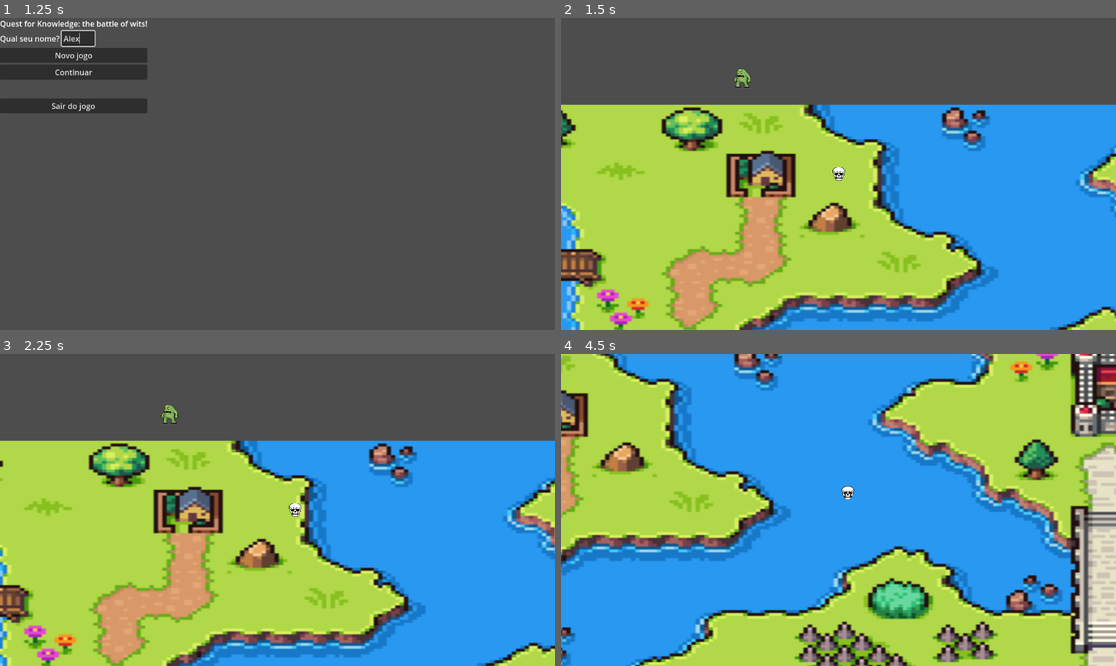
Above: before the commit, frames 1-4 (two rows, left to right).
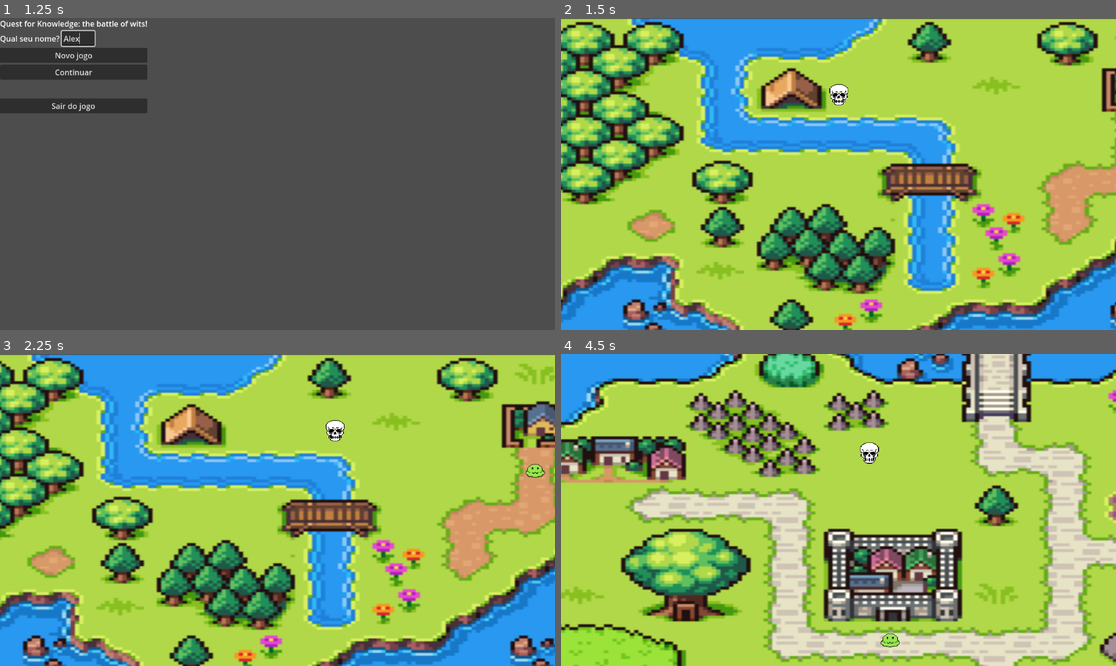
Above: after the commit, the same moments.

Repository: GuilhermeTamanini/QuestForKnowledge
Game: Godot game, scene res://scenes/menu.tscn
Same seed, same stepped clock (60 frames per second), same inputs: the game is played once before the commit and once after it.
Inputs (mouse positions are in pixels of both pictures, inside the frame that each line leads up to):
- Up to frame 1 (1.25 s): click (77, 39) at 0.52 s; type "Alex" at 0.6 s
- Up to frame 2 (1.5 s): click "Continuar" at 1.25 s
- Up to frame 3 (2.25 s): tap Enter at 2 s; hold Right (ui_right) from 2.03 s (still down)
- Up to frame 4 (4.5 s): release Right (ui_right) at 2.78 s; hold Down (ui_down) 2.78-3.53 s; hold Right (ui_right) 3.53-4.28 s; hold Up (ui_up) from 4.28 s (still down)

Frame 1 is identical in both runs. In frame 2, 84% of the frame differs, in the area x 0-100%, y 0-100%; in frame 3, 83%; in frame 4, 84%.

Commit message:
Alpha Version

Diff:
--- a/enemies/Slime.tres
+++ b/enemies/Slime.tres
@@ -9,4 +9,5 @@
 dangerLevel = 0
 health = 20
 sprite = ExtResource("2_qke5t")
+map = 0
 metadata/_custom_type_script = "uid://btky2via55uh2"
--- a/enemies/SlimeBoss.tres
+++ b/enemies/SlimeBoss.tres
@@ -9,4 +9,5 @@
 dangerLevel = 1
 health = 40
 sprite = ExtResource("2_iws7p")
+map = 0
 metadata/_custom_type_script = "uid://btky2via55uh2"
--- a/scenes/world.tscn
+++ b/scenes/world.tscn
@@ -7,8 +7,40 @@
 position = Vector2(-806, 81)
 script = ExtResource("1_nnsk1")
 
-[node name="Sprite2D" type="Sprite2D" parent="."]
-position = Vector2(2617, 1597)
+[node name="Map" type="Sprite2D" parent="."]
+position = Vector2(4176, 1570)
 scale = Vector2(8.95313, 6.00208)
 texture = ExtResource("3_4wyf3")
 offset = Vector2(-145.536, -20.9094)
+
+[node name="PauseLayer" type="CanvasLayer" parent="."]
+layer = 2
+
+[node name="PauseMenu" type="Control" parent="PauseLayer"]
+layout_mode = 3
+anchors_preset = 0
+offset_left = -806.0
+offset_top = 81.0
+offset_right = -766.0
+offset_bottom = 121.0
+
+[node name="CenterContainer" type="CenterContainer" parent="PauseLayer/PauseMenu"]
+layout_mode = 0
+offset_right = 109.0
+offset_bottom = 93.0
+use_top_left = true
+
+[node name="VBoxContainer" type="VBoxContainer" parent="PauseLayer/PauseMenu/CenterContainer"]
+layout_mode = 2
+
+[node name="Label" type="Label" parent="PauseLayer/PauseMenu/CenterContainer/VBoxContainer"]
+layout_mode = 2
+text = "Jogo pausado!"
+
+[node name="ContinueButton" type="Button" parent="PauseLayer/PauseMenu/CenterContainer/VBoxContainer"]
+layout_mode = 2
+text = "Continuar"
+
+[node name="QuitButton" type="Button" parent="PauseLayer/PauseMenu/CenterContainer/VBoxContainer"]
+layout_mode = 2
+text = "Sair "
--- a/scripts/managers/EnemyManager.gd
+++ b/scripts/managers/EnemyManager.gd
@@ -3,15 +3,19 @@
 
 var enemies: Array[Dictionary] = []
 var alreadyInstantiated: bool = false
-var configs: Array[EnemyConfig]
+var configs: Array[EnemyConfig] = [
+	preload("res://enemies/Slime.tres"),
+	preload("res://enemies/SlimeBoss.tres")
+]
 const ENEMIES_CONFIG_PATH: String = "res://enemies/"
-const MOBS_PER_MAP = 0
+const MOBS_PER_MAP = 4
 const BOOS_PER_MAP = 1
 var enemyScene: PackedScene = load("%s" % GlobalHelper.SCENE_PATHS[GameEnums.SceneEnum.ENEMY])
 
 func _ready() -> void:
 	alreadyInstantiated = false
-	_loadEnemiesConfigs()
+	# some problem occurs when exporting the game probably related to access permissions the solution was to load the classes manually on on the array
+	#_loadEnemiesConfigs()
 
 func instantiateEnemies(parent: Node2D):
 	if !alreadyInstantiated:
@@ -83,7 +87,7 @@
 	for i in range(MOBS_PER_MAP):
 		var enemy: Enemy = enemyScene.instantiate() as Enemy
 		var cfg: EnemyConfig = mobConfigs[randi() % mobConfigs.size()]
-		var position: Vector2 = positions.pop_front()
+		var position: Vector2 = positions.pop_front() / parent.scale
 		var id: String = "enemy%d" % i
 		var isBoss := false
 
@@ -103,7 +107,7 @@
 
 	match GlobalManager.currentMap:
 		GameEnums.MapEnum.MAP1:
-			positions = [Vector2(1, 1), Vector2(50, 50), Vector2(100, 100), Vector2(150, 150), Vector2(200, 200)]
+			positions = [Vector2(1632, 560), Vector2(3488, 2272), Vector2(4800, 1500), Vector2(4800, 2880), Vector2(4064, 540)]
 		GameEnums.MapEnum.MAP2:
 			positions = [Vector2(1, 1), Vector2(50, 50), Vector2(100, 100), Vector2(150, 150)]
 		GameEnums.MapEnum.MAP3:
--- a/scripts/managers/GlobalManager.gd
+++ b/scripts/managers/GlobalManager.gd
@@ -10,5 +10,4 @@
 const DAMAGE: int = 5
 
 func _ready() -> void:
-	currentEnemyId = ""
-	currentPlayer = null
+	currentMap = GameEnums.MapEnum.MAP1
--- a/scripts/scenes/Battle.gd
+++ b/scripts/scenes/Battle.gd
@@ -71,16 +71,10 @@
 				return
 			EnemyManager.removeEnemy(enemy["id"])
 	else:
-		#playerHealth -= GlobalManager.DAMAGE
-		enemyHealth -= GlobalManager.DAMAGE
-		#if playerHealth <= 0:
-			#GlobalHelper.gameOver()
-		if enemyHealth <= 0:
-			if isBoss:
-				GlobalHelper.clearManagers()
-				GlobalHelper.endGame()
-				return
-			EnemyManager.removeEnemy(enemy["id"])
+		playerHealth -= GlobalManager.DAMAGE
+		if playerHealth <= 0:
+			GlobalHelper.clearManagers()
+			GlobalHelper.gameOver()
 		$MarginContainer/VBoxContainer/StatusLabel.text = "Errou! Você recebeu %d de dano." % GlobalManager.DAMAGE
 
 	_updateStatus()
--- a/scripts/scenes/GameOver.gd
+++ b/scripts/scenes/GameOver.gd
@@ -4,11 +4,11 @@
 @onready var goToMenuButton: Button = $"VBoxContainer/OptionsContainer/HBoxContainer/GoToMenuButton"
 
 func _ready() -> void:
-	tryAgainButton.pressed.connect(tryAgain)
-	goToMenuButton.pressed.connect(goToMenu)
+	tryAgainButton.pressed.connect(_tryAgain)
+	goToMenuButton.pressed.connect(_goToMenu)
 
-func tryAgain() -> void:
+func _tryAgain() -> void:
 	GlobalHelper.changeSceneTo(GameEnums.SceneEnum.WORLD)
 
-func goToMenu() -> void:
+func _goToMenu() -> void:
 	GlobalHelper.changeSceneTo(GameEnums.SceneEnum.MENU)
--- a/scripts/scenes/MainMenu.gd
+++ b/scripts/scenes/MainMenu.gd
@@ -1,9 +1,4 @@
 extends Control
-
-var characterManager: CharacterManager
-var player: IPlayer
-var selectedIndex: int = 0
-var playerId: String
 
 @onready var startButton: Button = $CenterContainer/StartButton
 @onready var continueButton: Button = $CenterContainer/ContinueButton
@@ -12,18 +7,15 @@
 func _ready():
 	DisplayServer.window_set_mode(DisplayServer.WINDOW_MODE_FULLSCREEN)
 
-	characterManager = CharacterManager.new()
-	characterManager.loadPlayerClasses()
+	startButton.pressed.connect(_startNewGame)
+	continueButton.pressed.connect(_continuePressed)
+	quitButton.pressed.connect(_quitGame)
 
-	startButton.pressed.connect(startNewGame)
-	continueButton.pressed.connect(continuePressed)
-	quitButton.pressed.connect(quitGame)
-
-func startNewGame():
+func _startNewGame():
 	GlobalHelper.changeSceneTo(GameEnums.SceneEnum.WORLD)
 
-func continuePressed():
+func _continuePressed():
 	GlobalHelper.changeSceneTo(GameEnums.SceneEnum.WORLD)
 
-func quitGame():
+func _quitGame():
 	get_tree().quit()
--- a/scripts/scenes/World.gd
+++ b/scripts/scenes/World.gd
@@ -1,10 +1,23 @@
 ### World.gd
 extends Node2D
 
+@onready var map: Sprite2D = $Map
+@onready var pauseMenu: Control = $PauseLayer/PauseMenu
+@onready var continueButton: Button = $PauseLayer/PauseMenu/CenterContainer/VBoxContainer/ContinueButton
+@onready var quitButton: Button = $PauseLayer/PauseMenu/CenterContainer/VBoxContainer/QuitButton
+
 func _ready() -> void:
+	pauseMenu.visible = false
+	pauseMenu.process_mode = ProcessMode.PROCESS_MODE_ALWAYS
+	continueButton.process_mode = ProcessMode.PROCESS_MODE_ALWAYS
+	quitButton.process_mode = ProcessMode.PROCESS_MODE_ALWAYS
+	continueButton.pressed.connect(_onContinuePressed)
+	quitButton.pressed.connect(_onQuitPressed)
+
+	# Criação do mapa e player
 	createMapBorders()
-	var player_scene = load("res://scenes/entities/player.tscn")
-	var player: IPlayer = player_scene.instantiate()
+	var playerScene = load("res://scenes/entities/player.tscn")
+	var player: IPlayer = playerScene.instantiate()
 	var characterCfg: CharacterConfig = load("res://characters/Test.tres")
 	player.setupFromConfig(characterCfg)
 	add_child(player)
@@ -13,6 +26,9 @@
 	GlobalManager.playerSprite = characterCfg
 	GlobalManager.currentPlayer = player
 
+	# without player position it doesn't appears - need fix
+	pauseMenu.position = GlobalManager.currentPlayer.global_position
+
 	var camera = Camera2D.new()
 	player.add_child(camera)
 	camera.position = Vector2.ZERO
@@ -20,10 +36,29 @@
 	camera.position_smoothing_enabled = true
 	camera.position_smoothing_speed = 5.0
 	camera.zoom = Vector2(0.5, 0.5)
+	setCameraLimits(camera)
 
 	EnemyManager.instantiateEnemies(self)
 
-func make_wall(position: Vector2, size: Vector2) -> StaticBody2D:
+func _input(event):
+	if event.is_action_pressed("ui_cancel"):
+		_togglePause()
+
+func _togglePause():
+	if get_tree().paused:
+		get_tree().paused = false
+	else:
+		get_tree().paused = true
+	pauseMenu.visible = get_tree().paused
+
+func _onContinuePressed():
+	get_tree().paused = false
+	pauseMenu.visible = false
+
+func _onQuitPressed():
+	get_tree().quit()
+
+func makeWall(position: Vector2, size: Vector2) -> StaticBody2D:
 	var wall = StaticBody2D.new()
 	var shape = RectangleShape2D.new()
 	shape.size = size
@@ -39,7 +74,15 @@
 	var scaled_size = map_size * scale
 	var thickness = 20
 
-	add_child(make_wall(Vector2(scaled_size.x/2, -thickness/2), Vector2(scaled_size.x, thickness))) # Superior
-	add_child(make_wall(Vector2(scaled_size.x/2, scaled_size.y + thickness/2), Vector2(scaled_size.x, thickness))) # Inferior
-	add_child(make_wall(Vector2(-thickness/2, scaled_size.y/2), Vector2(thickness, scaled_size.y))) # Esquerda
-	add_child(make_wall(Vector2(scaled_size.x + thickness/2, scaled_size.y/2), Vector2(thickness, scaled_size.y))) # Direita
+	add_child(makeWall(Vector2(scaled_size.x/2, -thickness/2), Vector2(scaled_size.x, thickness))) # Superior
+	add_child(makeWall(Vector2(scaled_size.x/2, scaled_size.y + thickness/2), Vector2(scaled_size.x, thickness))) # Inferior
+	add_child(makeWall(Vector2(-thickness/2, scaled_size.y/2), Vector2(thickness, scaled_size.y))) # Esquerda
+	add_child(makeWall(Vector2(scaled_size.x + thickness/2, scaled_size.y/2) + Vector2(15, 15), Vector2(thickness, scaled_size.y))) # Direita
+
+func setCameraLimits(camera: Camera2D) -> void:
+	var map_size = map.texture.get_size() * map.scale
+	var margin = 32
+	camera.limit_left = -800
+	camera.limit_top = 80
+	camera.limit_right = 4935
+	camera.limit_bottom = 2960
--- a/scripts/scenes/entities/Enemy.gd
+++ b/scripts/scenes/entities/Enemy.gd
@@ -10,8 +10,8 @@
 var current_dir_index = 0
 var move_time = 1.5
 var timer = 0
-const MOB_SIZE = Vector2(64, 64)
-const BOSS_SIZE = Vector2(84, 84)
+const MOB_SIZE = Vector2(100, 100)
+const BOSS_SIZE = Vector2(256, 256)
 var isBoss := false
 
 func setupFromConfig(config: EnemyConfig):
@@ -50,6 +50,7 @@
 
 func showBossWarning():
 	var lbl := Label.new()
+	lbl.position = GlobalManager.currentPlayer.global_position + Vector2(0, -50)
 	lbl.text = "Mate todos os mobs primeiro!"
 	lbl.add_theme_color_override("font_color", Color(1, 0, 0))
 	lbl.add_theme_font_size_override("font_size", 32)
--- a/scripts/scenes/entities/Player.gd
+++ b/scripts/scenes/entities/Player.gd
@@ -3,12 +3,12 @@
 
 class_name Player
 
-@export var speed: float = 600
+@export var speed: float = 2000
 var spriteNode: Sprite2D
 var vel: Vector2 = Vector2.ZERO
 var characterName: String
 var sprite: Texture2D
-const PLAYER_SIZE: Vector2 = Vector2(64, 64)
+const PLAYER_SIZE: Vector2 = Vector2(100, 100)
 
 func setupFromConfig(config: CharacterConfig):
 	characterName = config.name
Not shown, added: export_presets.cfg
Not shown, added: QuestForKnowledge.console.exe
Not shown, added: QuestForKnowledge.exe
Not shown, added: QuestForKnowledge.pck
Not shown, added: scenes/world.tscn2727053193.tmp
